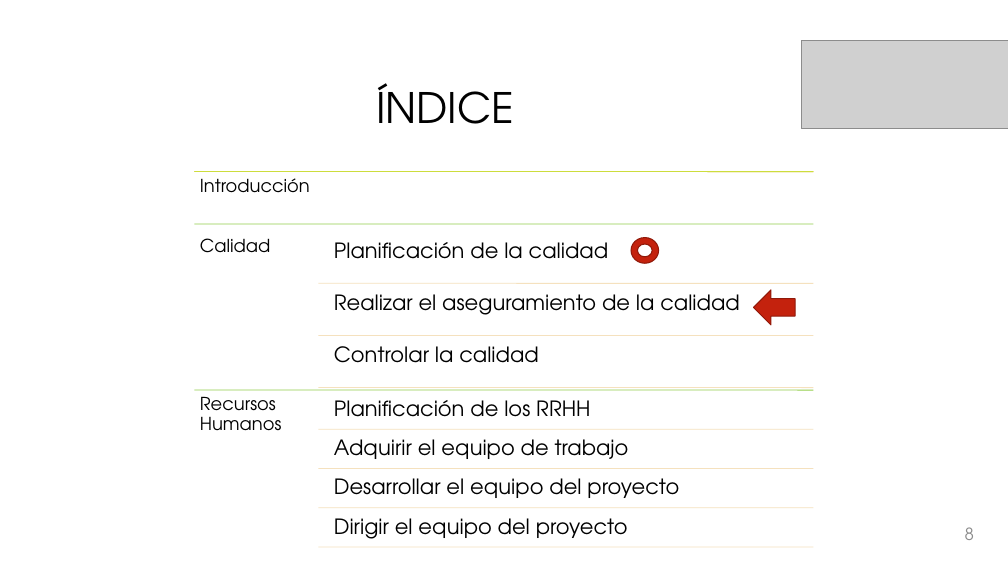
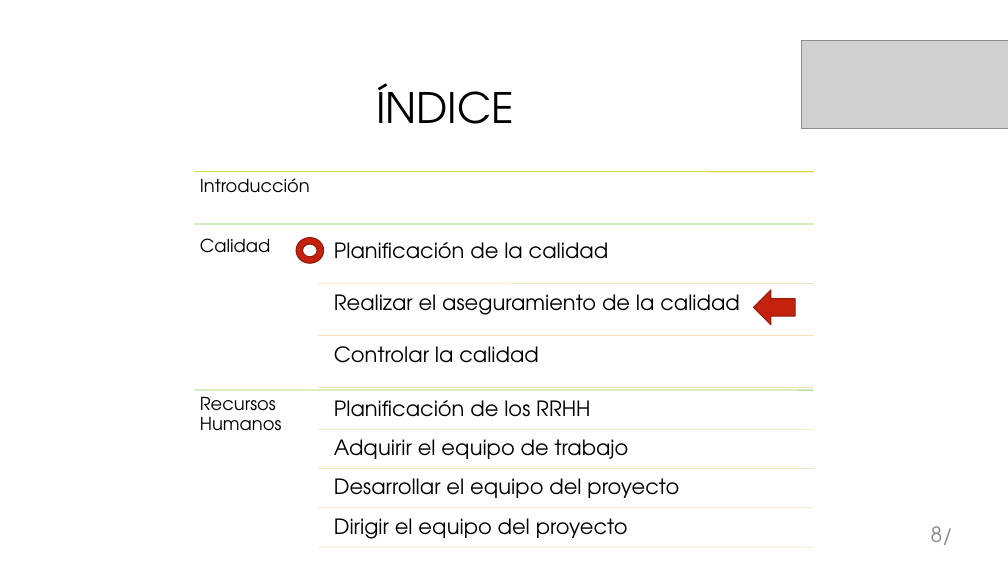
Before and after one commit to galledohm/Gestion_Proyectos, a slide deck: slide 9 of Documentos_generados/3. Gestion de Calidad y RRHH/Presentación3.pptx (slide 8 before the commit). Drawn at 1008x567 pixels with LibreOffice and Linux fonts; fonts in the diff are those of the drawing; grey boxes stand for pictures; background and template pictures are left out. Boxes give left, top, right and bottom in pixels: in the first picture for what was removed or moved away, otherwise in the second. Text is boxed around its words. In the diff, an @@ line names an element or a change of style, - is before the commit and + after.

```diff
--- a/Documentos_generados/3. Gestion de Calidad y RRHH/Presentación3.pptx
+++ b/Documentos_generados/3. Gestion de Calidad y RRHH/Presentación3.pptx
@@ donut: place and size @@
-donut at [631,237,659,263]
+donut at [296,237,324,263]
@@ page number at [931,526,953,545]: text changed; size 16 to 20 pt @@
-8
+8/
```
Also in this commit, not shown: 8 other slides changed, 2 slides added, 24 slides removed, 1 other file.
